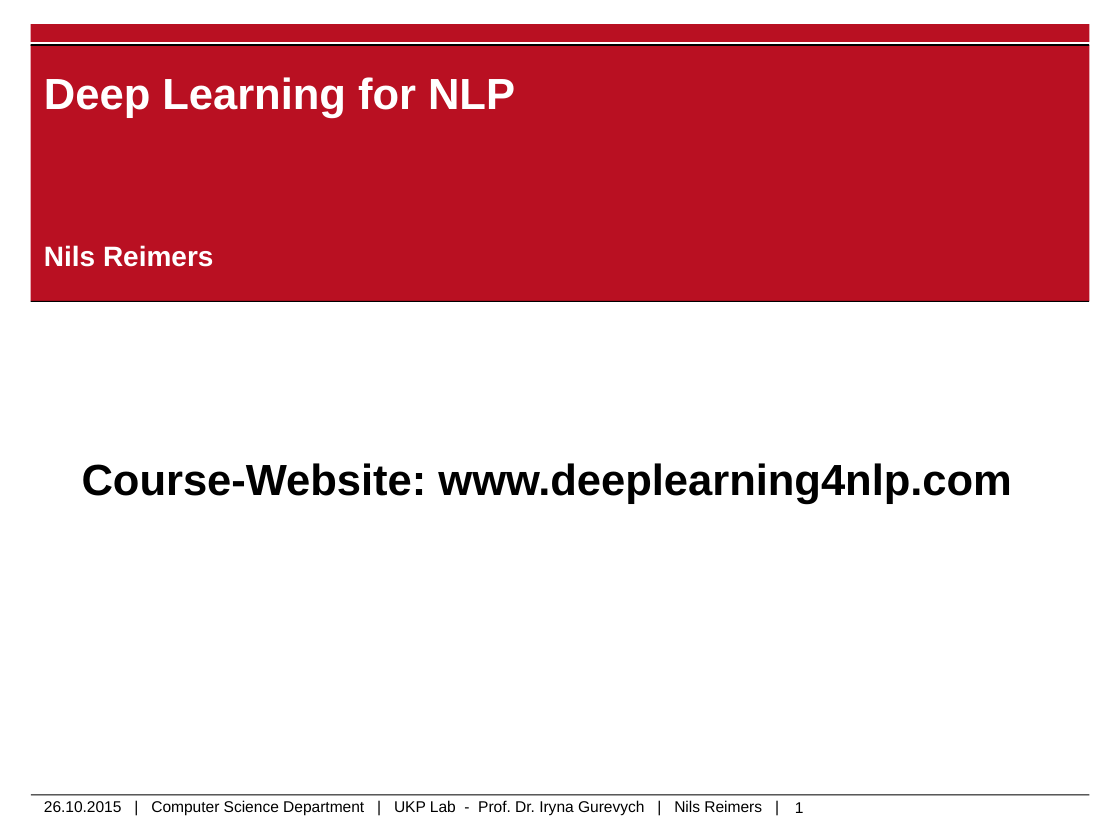
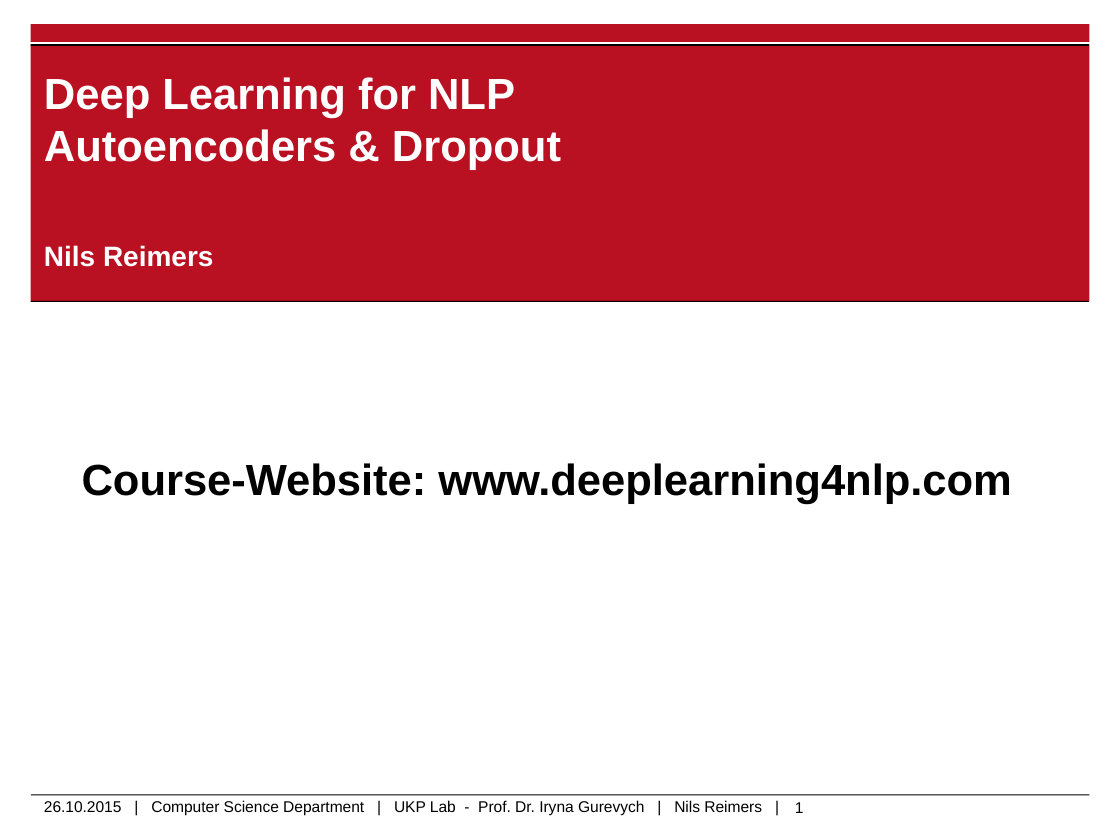
Before and after one commit to UKPLab/deeplearning4nlp-tutorial, a slide deck: slide 1 of 2015-10_Lecture/Lecture4/2015-10-26_Autoencoders_Recursive_NN.pptx. Drawn at 1120x840 pixels with LibreOffice and Linux fonts; fonts in the diff are those of the drawing; background and template pictures are left out. Boxes give left, top, right and bottom in pixels: in the first picture for what was removed or moved away, otherwise in the second. Text is boxed around its words. In the diff, an @@ line names an element or a change of style, - is before the commit and + after.

```diff
--- a/2015-10_Lecture/Lecture4/2015-10-26_Autoencoders_Recursive_NN.pptx
+++ b/2015-10_Lecture/Lecture4/2015-10-26_Autoencoders_Recursive_NN.pptx
@@ title at [44, 77, 561, 170]: text changed @@
-Deep Learning for NLP
+Deep Learning for NLP
+Autoencoders & Dropout
```
Also in this commit, not shown: 4 other slides changed, 5 other files.
